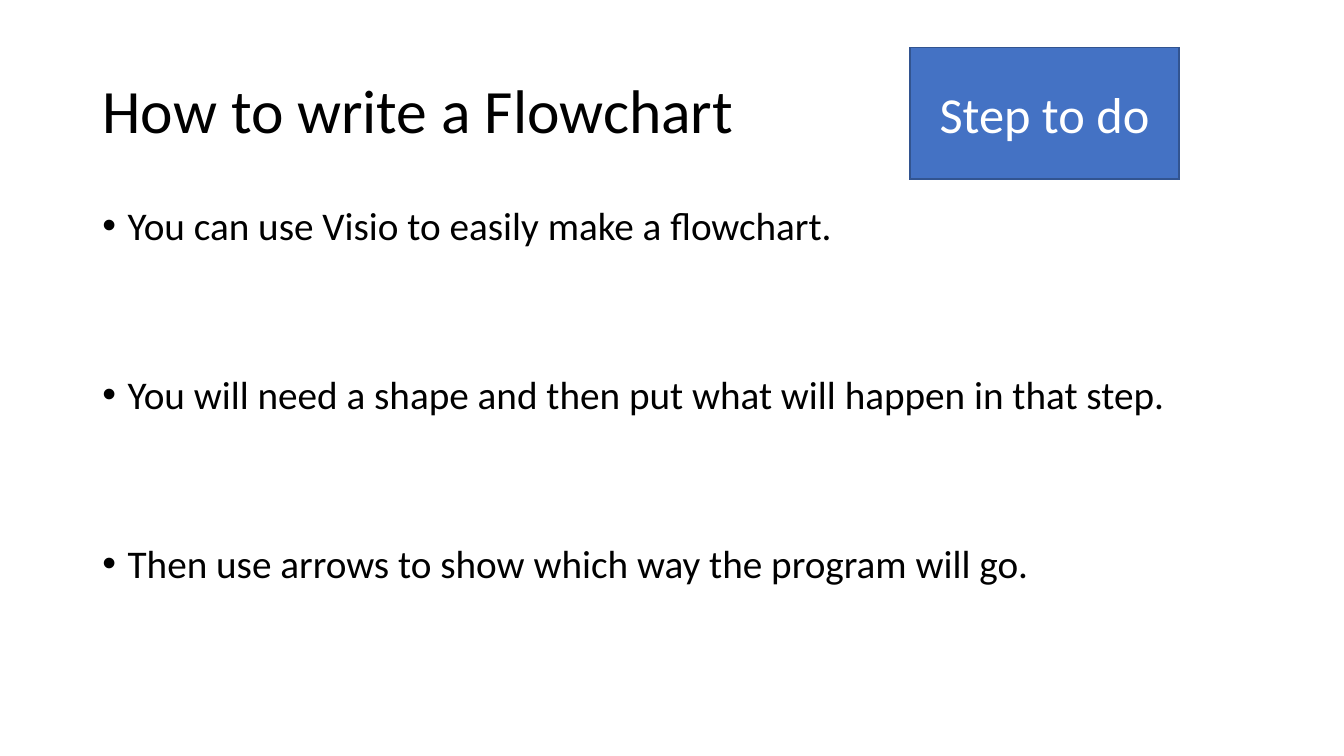
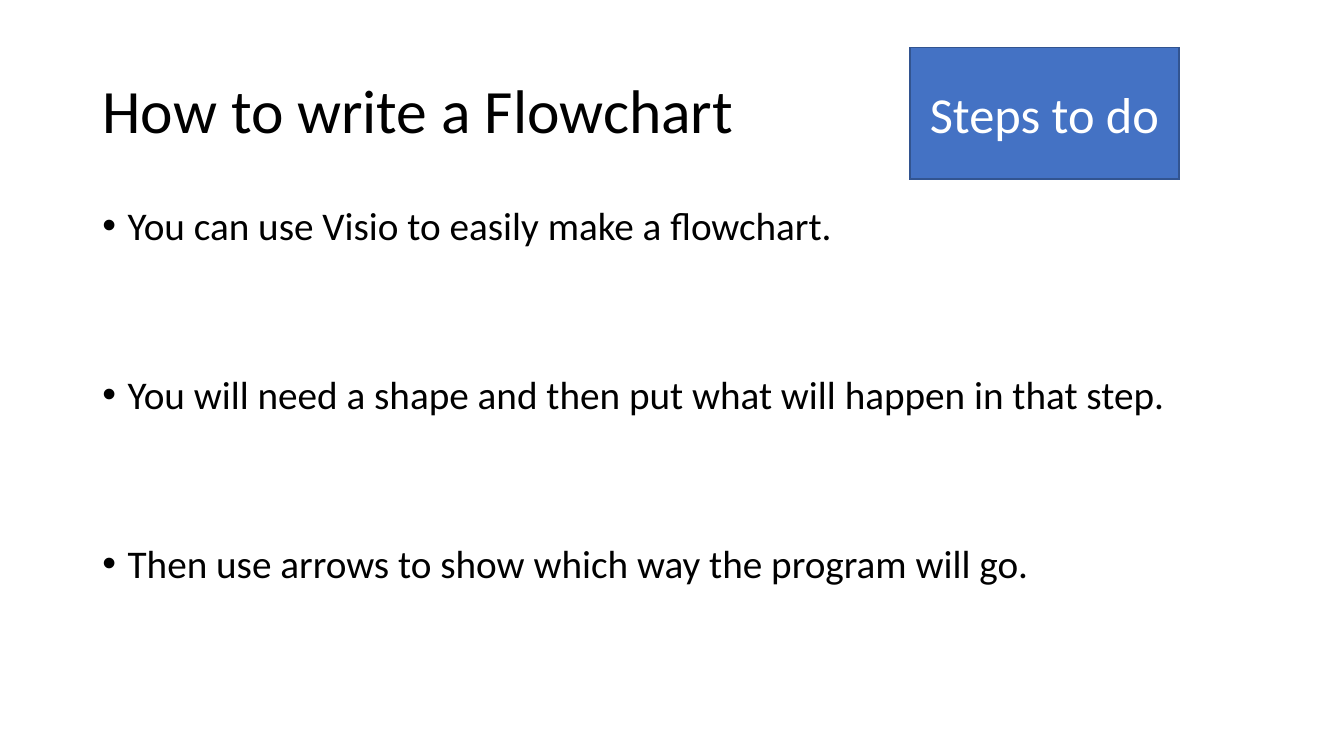
Before and after one commit to csmith1188/docpacs2122, a slide deck: slide 5 of docpac_mar18/aidanhamme/FlowchartPowerPoint.pptx. Drawn at 1344x756 pixels with LibreOffice and Linux fonts; fonts in the diff are those of the drawing. Boxes give left, top, right and bottom in pixels: in the first picture for what was removed or moved away, otherwise in the second. Text is boxed around its words. In the diff, an @@ line names an element or a change of style, - is before the commit and + after.

```diff
--- a/docpac_mar18/aidanhamme/FlowchartPowerPoint.pptx
+++ b/docpac_mar18/aidanhamme/FlowchartPowerPoint.pptx
@@ text in rectangle at bbox=[930, 98, 1159, 141]: text changed @@
-Step to do
+Steps to do
```
Also in this commit, not shown: 2 other slides changed.
